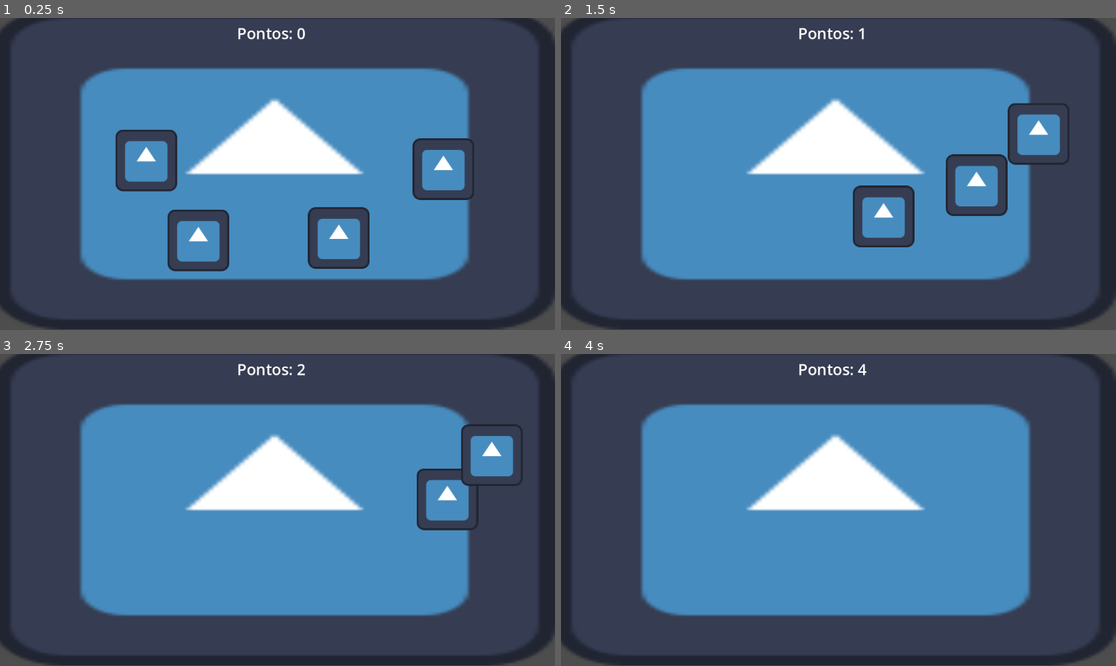
Above: before the commit, frames 1-4 (two rows, left to right).
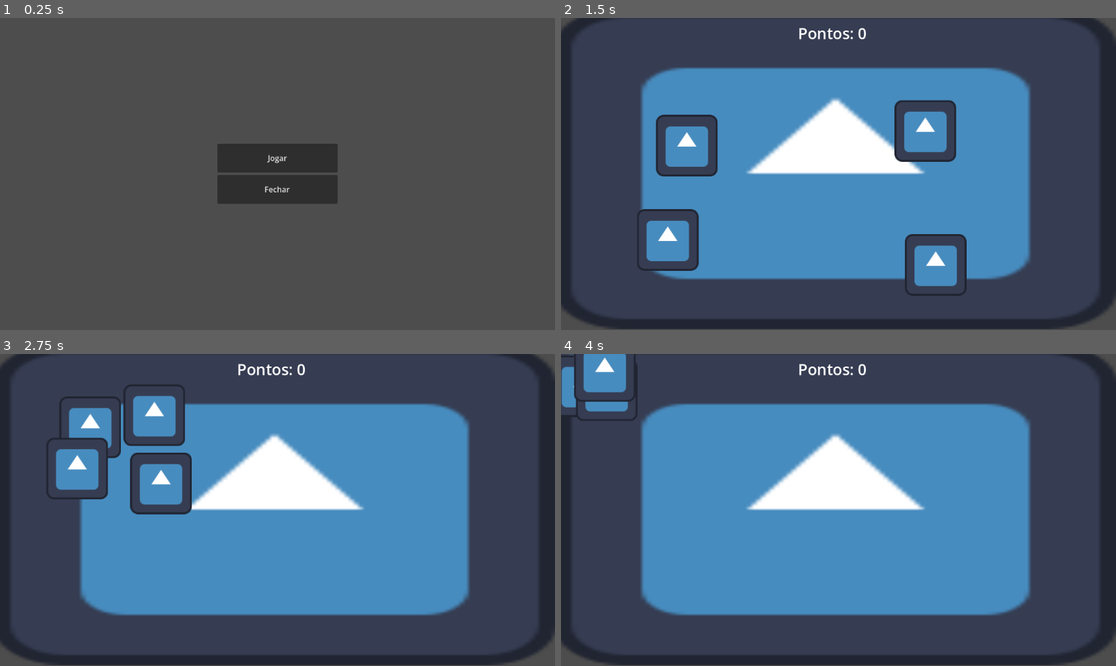
Above: after the commit, the same moments.

Repository: SrDoppelganger/felpoJam
Game: Godot game, scene res://scenes/MainMenu.tscn
The game is run twice, just before and just after one commit, with the same random seed, the same clock (stepped at 60 frames per second) and the same inputs. Before the commit the project starts from res://scenes/main.tscn. The engine's default icon, where the game draws it, is replaced by a stand-in: a white triangle on a blue panel in a dark square.
Inputs (mouse positions are in pixels of both pictures, inside the frame that each line leads up to):
- Up to frame 1 (0.25 s): no input
- Up to frame 2 (1.5 s): click (838, 158) at 0.5 s, where only the run after the commit has a clickable "Jogar"; move the mouse to (866, 127) at 1.27 s; click (866, 127) at 1.35 s
- Up to frame 3 (2.75 s): move the mouse to (349, 547) at 2.02 s; click (349, 547) at 2.1 s
- Up to frame 4 (4 s): move the mouse to (1010, 497) at 2.77 s; click (1010, 497) at 2.85 s; move the mouse to (1054, 450) at 3.52 s; click (1054, 450) at 3.6 s

The runs differ from the first frame. In frame 1, 54% of the frame differs, in the area x 0-100%, y 0-100%; in frame 2, 9.2%; in frame 3, 7.4%; in frame 4, 2.2%.

Commit message:
still working in stamp minigame

Diff:
--- a/Scripts/arquivo_script/arquivo.gd
+++ b/Scripts/arquivo_script/arquivo.gd
@@ -1,13 +1,15 @@
 extends Node2D
 @onready var area_2d: Area2D = $Area2D
 
-const SPEED = 0.7;
+const SPEED = 1;
 var velocity: Vector2;
 var target_position: Vector2;
+var spawn_position: Vector2;
 
 func _ready() -> void:
-	var target_x = randf_range(20, 1122);
-	var target_y = randf_range(150, 625);
+	var target_x = randi_range(200, 1000);
+	var target_y = randi_range(150, 625);
+	spawn_position = position;
 
 	target_position = Vector2(target_x, target_y);
 
@@ -17,10 +19,10 @@
 
 
 func _on_area_2d_mouse_entered() -> void:
-	print("MOUSE!");
+	pass;
 
 func _on_area_2d_mouse_exited() -> void:
-	print("bye bye");
+	pass;
 
 func _on_area_2d_input_event(viewport: Node, event: InputEvent, shape_idx: int) -> void:
 	if event is InputEventMouseButton:
@@ -28,3 +30,10 @@
 			GlobalScript.playEffect("stamp");
 			GlobalScript.addScore();
 			queue_free();
+
+# Faz o arquivo sair da mesa
+func _on_timer_timeout() -> void:
+	var x = randi_range(28,1143);
+	var y = randi_range(370, 400);
+
+	target_position = Vector2();
--- a/project.godot
+++ b/project.godot
@@ -11,7 +11,7 @@
 [application]
 
 config/name="felpoJam"
-run/main_scene="uid://drlq86n82qobf"
+run/main_scene="uid://5bw2guen7net"
 config/features=PackedStringArray("4.6", "Forward Plus")
 config/icon="res://icon.svg"
 
--- a/scenes/arquivo.tscn
+++ b/scenes/arquivo.tscn
@@ -22,6 +22,11 @@
 [node name="carimbado" type="AudioStreamPlayer" parent="." unique_id=1354186167]
 stream = ExtResource("3_mlcnj")
 
+[node name="Timer" type="Timer" parent="." unique_id=2012205883]
+wait_time = 1.5
+autostart = true
+
 [connection signal="input_event" from="Area2D" to="." method="_on_area_2d_input_event"]
 [connection signal="mouse_entered" from="Area2D" to="." method="_on_area_2d_mouse_entered"]
 [connection signal="mouse_exited" from="Area2D" to="." method="_on_area_2d_mouse_exited"]
+[connection signal="timeout" from="Timer" to="." method="_on_timer_timeout"]
--- a/scenes/main.tscn
+++ b/scenes/main.tscn
@@ -5,6 +5,7 @@
 [ext_resource type="PackedScene" uid="uid://n48nsxsa7eks" path="res://scenes/arquivo.tscn" id="2_0wfyh"]
 
 [node name="Main" type="Node2D" unique_id=1887363783]
+position = Vector2(0, -1)
 script = ExtResource("1_sugp2")
 
 [node name="background" type="Sprite2D" parent="." unique_id=1865942434]
@@ -13,16 +14,16 @@
 texture = ExtResource("1_o5qli")
 
 [node name="Arquivo" parent="." unique_id=461140739 instance=ExtResource("2_0wfyh")]
-position = Vector2(179, 322)
+position = Vector2(-73, 169)
 
 [node name="Arquivo2" parent="." unique_id=773203964 instance=ExtResource("2_0wfyh")]
-position = Vector2(327, 478)
+position = Vector2(-71, 468)
 
 [node name="Arquivo3" parent="." unique_id=212833661 instance=ExtResource("2_0wfyh")]
-position = Vector2(651, 493)
+position = Vector2(1226, 495)
 
 [node name="Arquivo4" parent="." unique_id=1974708007 instance=ExtResource("2_0wfyh")]
-position = Vector2(897, 338)
+position = Vector2(1222, 197)
 
 [node name="HUD" type="CanvasLayer" parent="." unique_id=481338847]
 
